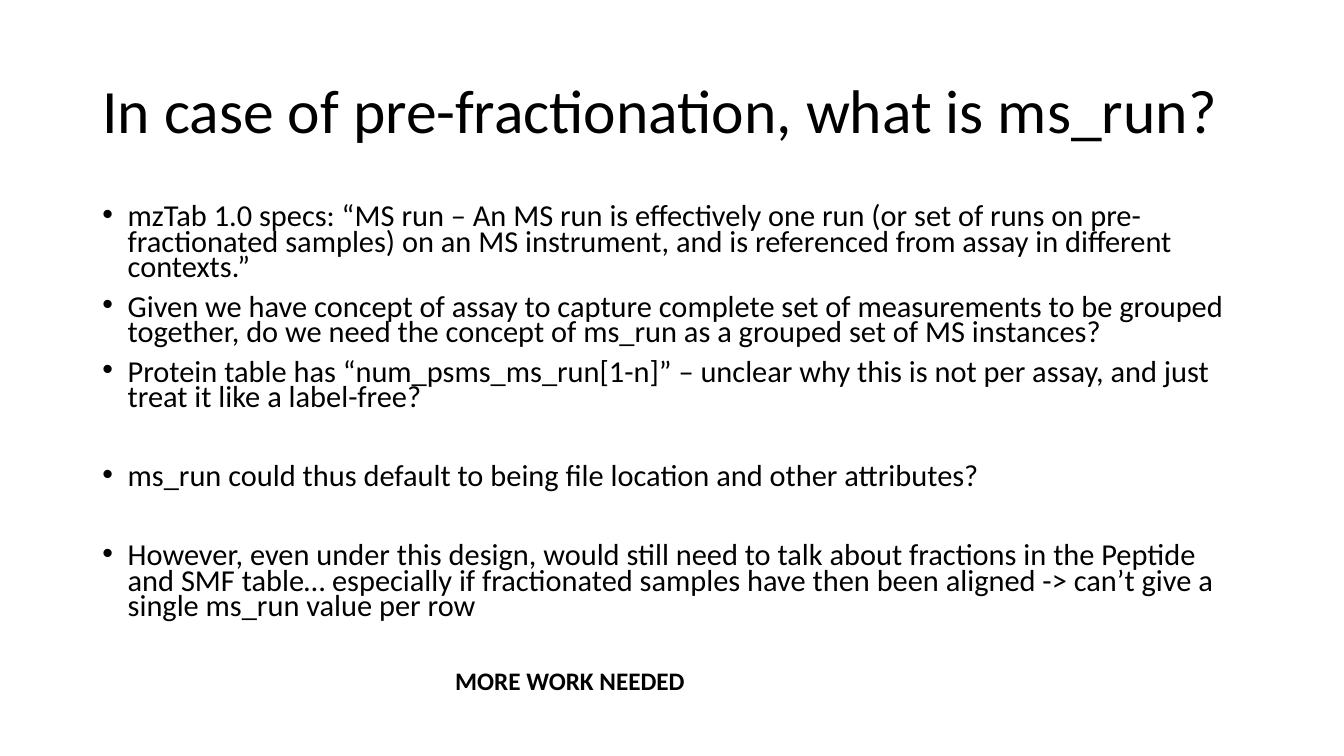
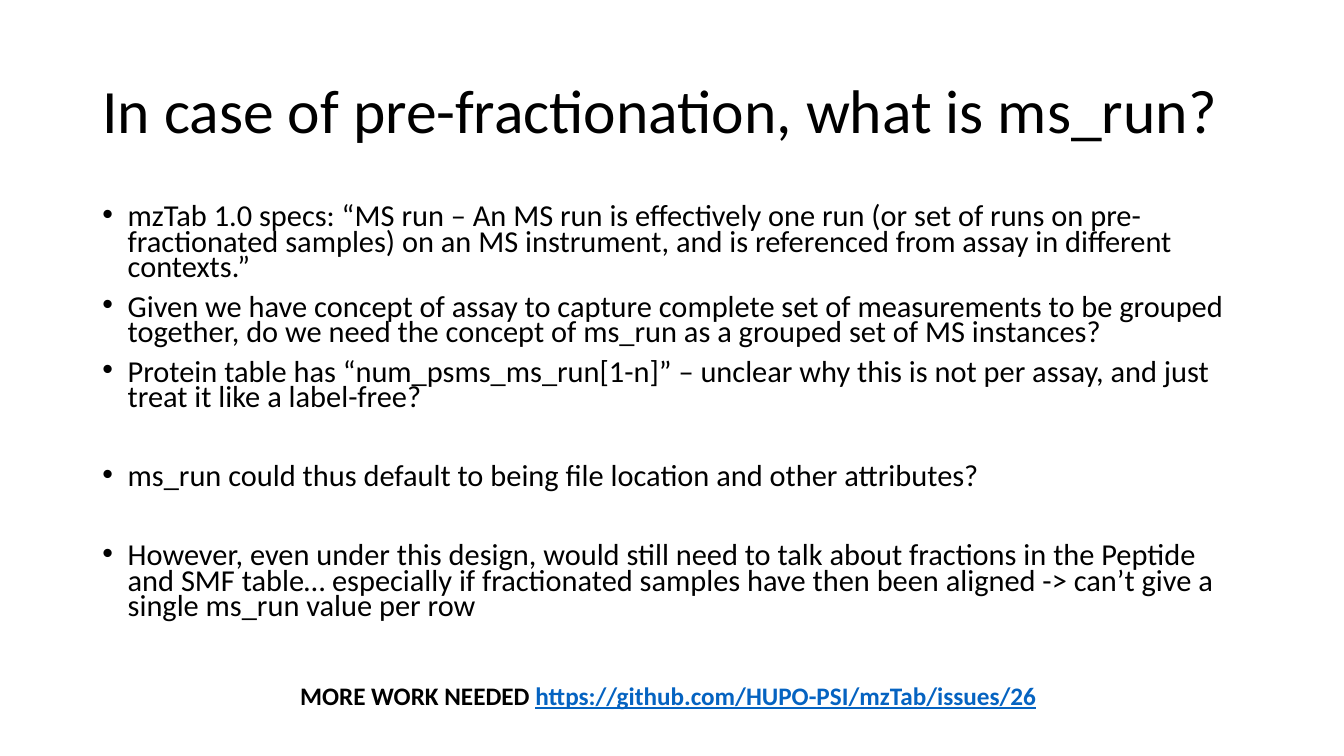
Before and after one commit to HUPO-PSI/mzTab, a slide deck: slide 11 of specification_document/1_1_draft_specs/Version11_design_considerations.pptx. Drawn at 1344x756 pixels with LibreOffice and Linux fonts; fonts in the diff are those of the drawing. Boxes give left, top, right and bottom in pixels: in the first picture for what was removed or moved away, otherwise in the second. Text is boxed around its words. In the diff, an @@ line names an element or a change of style, - is before the commit and + after.

```diff
--- a/specification_document/1_1_draft_specs/Version11_design_considerations.pptx
+++ b/specification_document/1_1_draft_specs/Version11_design_considerations.pptx
@@ text at box(300, 687, 1035, 710): text changed; text colour #000000 to #0563C1 @@
-MORE WORK NEEDED
+MORE WORK NEEDED https://github.com/HUPO-PSI/mzTab/issues/26
```
Also in this commit, not shown: 2 other slides changed, 3 slides added, 1 other file.
